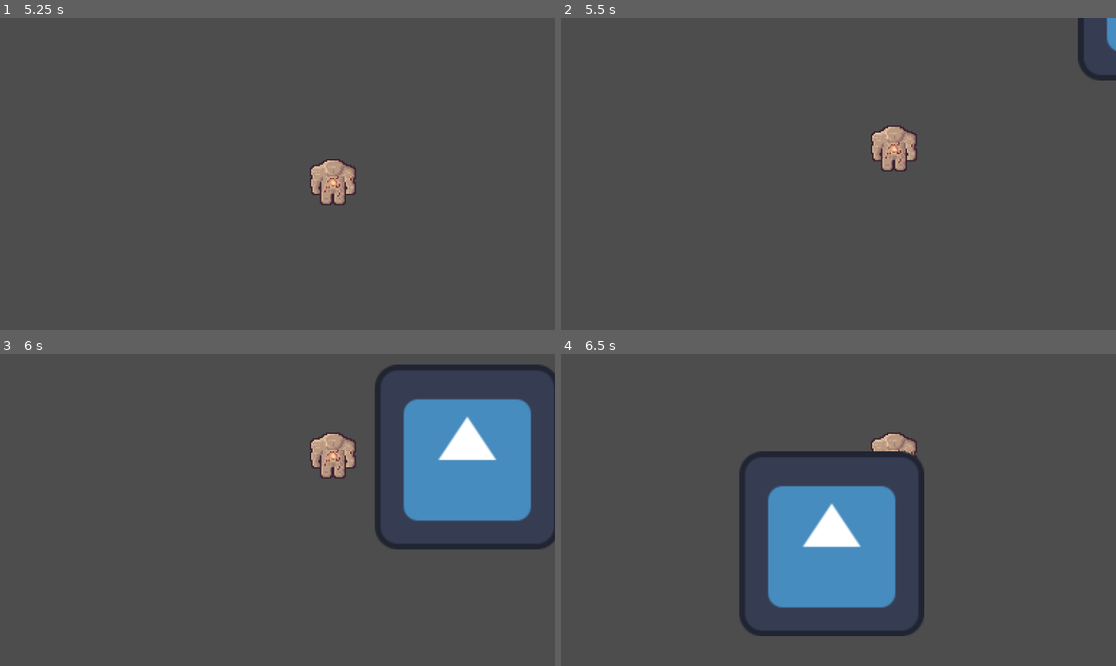
Above: before the commit, frames 1-4 (two rows, left to right).
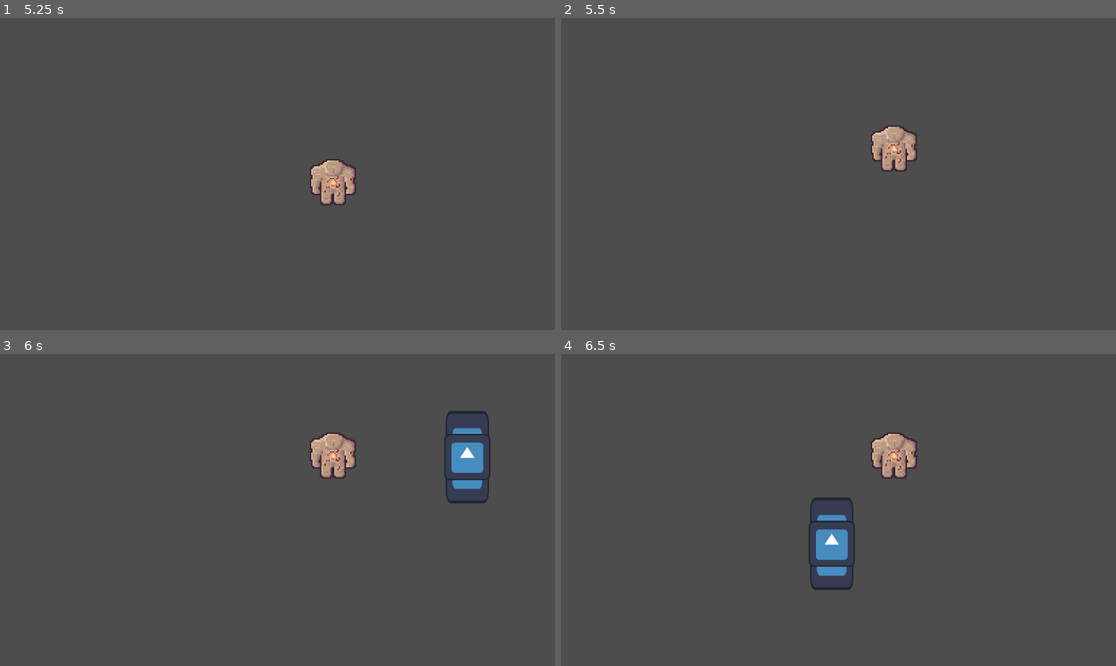
Above: after the commit, the same moments.

Repository: ShadowDragon5/eclipse
Game: Godot game, scene res://scenes/world.tscn
The game is run twice, just before and just after one commit, with the same random seed, the same clock (stepped at 60 frames per second) and the same inputs. The engine's default icon, where the game draws it, is replaced by a stand-in: a white triangle on a blue panel in a dark square.
Inputs (mouse positions are in pixels of both pictures, inside the frame that each line leads up to):
- Up to frame 1 (5.25 s): tap Enter at 0.5, 3.5 s; move the mouse to (249, 236) at 0.52 s; hold E (interact) 0.53-1.28 s; hold Up (ui_up) 0.53-2.03 s; click (249, 236) at 0.67 s; move the mouse to (444, 220) at 1.27 s; tap E (interact) at 1.35, 2.85, 4.35 s; tap Space at 2, 4.25 s; move the mouse to (111, 127) at 2.02 s; hold E (interact) 2.03-2.78 s; hold Left (ui_left) 2.03-3.53 s; move the mouse to (305, 174) at 2.77 s; click (305, 174) at 2.92 s; move the mouse to (194, 96) at 3.52 s; hold Down (ui_down) 3.53-4.28 s; hold E (interact) 3.53-4.28 s; move the mouse to (399, 158) at 4.27 s; hold Right (ui_right) 4.28-5.03 s; move the mouse to (166, 189) at 5.02 s; hold Up (ui_up) from 5.03 s (still down); hold E (interact) from 5.03 s (still down); click (166, 189) at 5.17 s
- Up to frame 2 (5.5 s): keep holding Up (ui_up); keep holding E (interact)
- Up to frame 3 (6 s): move the mouse to (333, 441) at 5.77 s; release Up (ui_up) at 5.78 s; release E (interact) at 5.78 s; hold Right (ui_right) from 5.78 s (still down); tap E (interact) at 5.85 s
- Up to frame 4 (6.5 s): keep holding Right (ui_right)

Frame 1 is identical in both runs. In frame 2, 0.5% of the frame differs, in the area x 93-100%, y 0-21%; in frame 3, 11%; in frame 4, 11%, in the area x 32-66%, y 31-91%.

Commit message:
Working brazier
brazier works, also smaller collectable

Diff:
--- a/scenes/branch_collectable.tscn
+++ b/scenes/branch_collectable.tscn
@@ -5,4 +5,5 @@
 [node name="branch_collectable" type="StaticBody2D"]
 
 [node name="Sprite2D" type="Sprite2D" parent="."]
+scale = Vector2(0.25, 0.25)
 texture = ExtResource("1_tw3dj")
--- a/scripts/brazier.gd
+++ b/scripts/brazier.gd
@@ -4,8 +4,7 @@
 @onready var interaction_area: InteractionArea = $InteractionArea
 @onready var burn_time: Timer = $Timer
 
-@export var fuel_left = 3
-
+var fuel_time = 30
 
 # Called when the node enters the scene tree for the first time.
 func _ready():
@@ -18,7 +17,7 @@
 	#print(delta)
 
 func _add_fuel():
-	burn_time.set_wait_time(burn_time.get_wait_time()+30)
+	burn_time.start(burn_time.get_wait_time()+fuel_time)
 
 
 func _on_timer_timeout():
